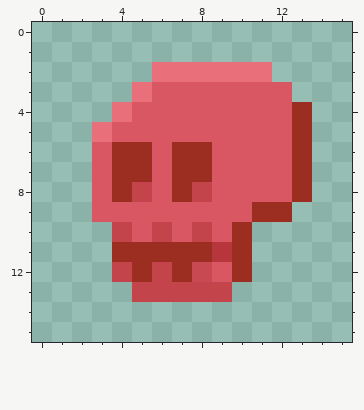
One commit to this pixel-art sprite: assets/skull.png. The first picture shows the starting point.
The file is 16x16 pixels.
After the commit:
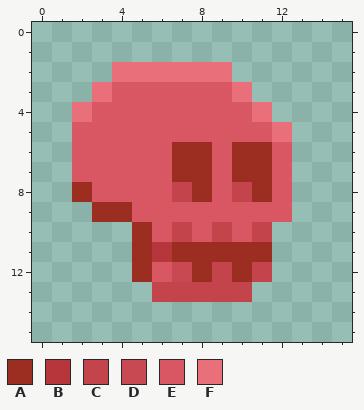
Palette (. is transparent): A #9c2e21  B #b6363c  C #c3454b  D #c84951  E #d95763  F #e96f7b
Difference:
@@ x 0..15 @@
  1 ................
- 2 ......FFFFFF....
- 3 .....FEEEEEEE...
- 4 ....FEEEEEEEEA..
- 5 ...FEEEEEEEEEA..
- 6 ...EAAEAAEEEEA..
- 7 ...EAAEAAEEEEA..
- 8 ...EACEACEEEEA..
- 9 ...EEEEEEEEAA...
-10 ....CECECEA.....
-11 ....AAAAABA.....
-12 ....CACADEA.....
-13 .....CCCCC......
+ 2 ....FFFFFF......
+ 3 ...FEEEEEEF.....
+ 4 ..FEEEEEEEEF....
+ 5 ..EEEEEEEEEEF...
+ 6 ..EEEEEAAEAAE...
+ 7 ..EEEEEAAEAAE...
+ 8 ..AEEEECAECAE...
+ 9 ...AAEEEEEEEE...
+10 .....AECECEC....
+11 .....ABAAAAA....
+12 .....AEDACAC....
+13 ......CCCCC.....
 14 ................
Where, in picture pixels (left, top, right, bottom), the same in both pictures:
changed: (72, 62, 312, 302)
